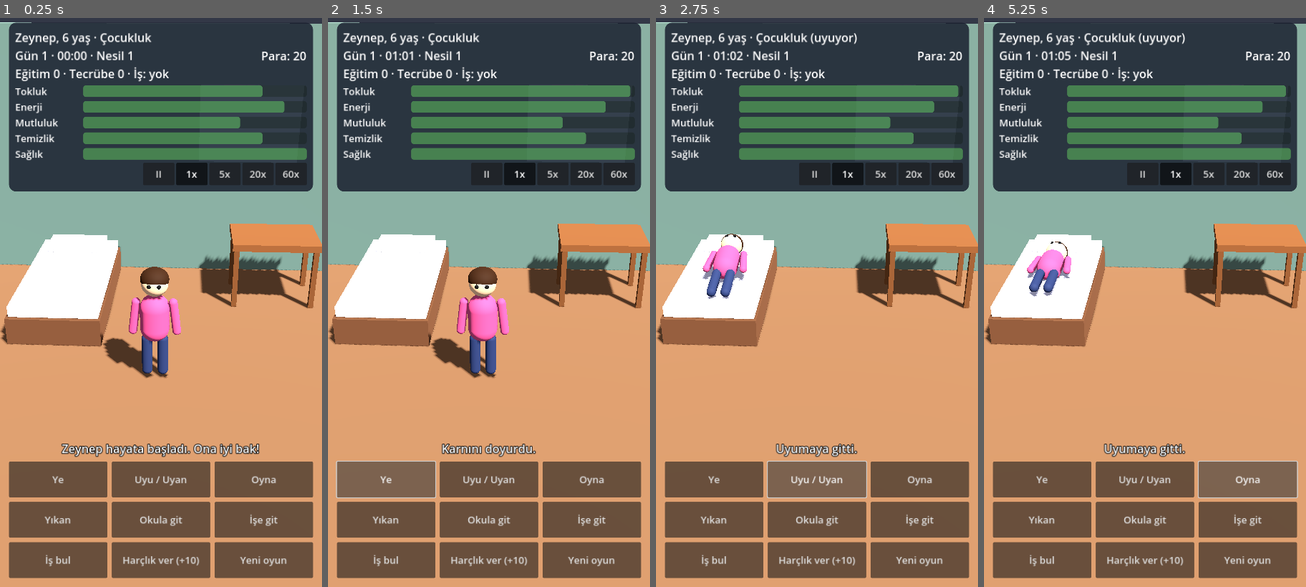
Above: before the commit, frames 1-4 (left to right).
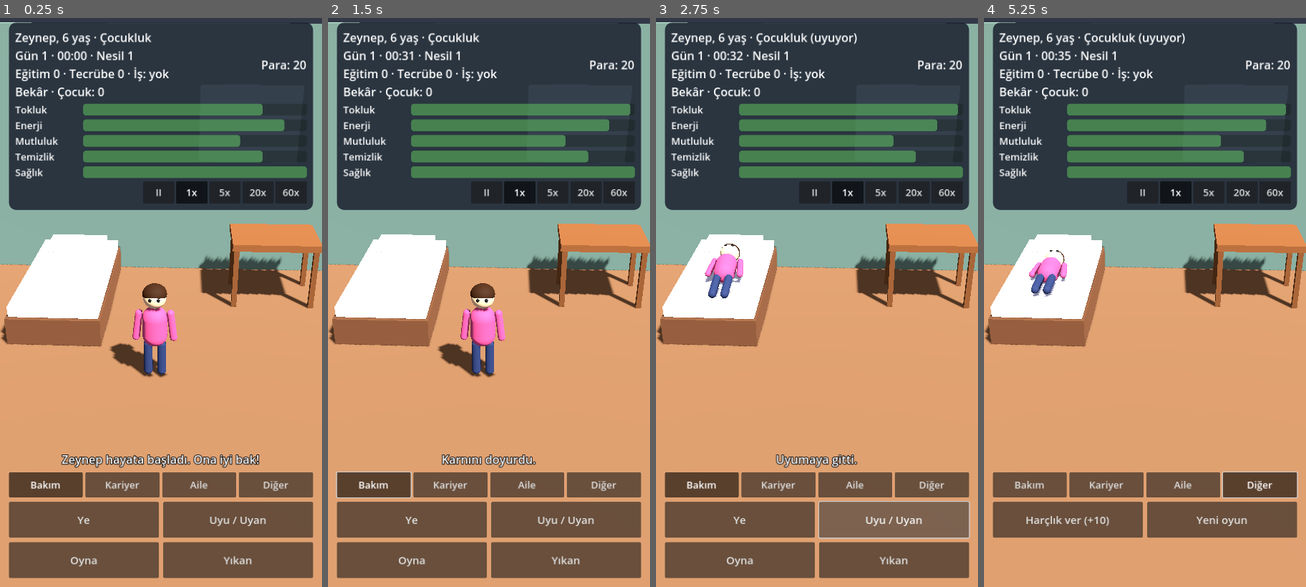
Above: after the commit, the same moments.

Repository: ismetcabbar9-oss/Dilenci
Game: Godot game, scene res://scenes/main.tscn
The game is run twice, just before and just after one commit, with the same random seed, the same clock (stepped at 60 frames per second) and the same inputs.
Inputs (mouse positions are in pixels of both pictures, inside the frame that each line leads up to):
- Up to frame 1 (0.25 s): no input
- Up to frame 2 (1.5 s): click "Ye" at 0.5 s; click (373, 484) at 1.25 s, where only the run after the commit has a clickable "Bakım"
- Up to frame 3 (2.75 s): click "Uyu / Uyan" at 2 s
- Up to frame 4 (5.25 s): click (1106, 484) at 2.75 s, where only the run after the commit has a clickable "Kariyer"; click (1183, 484) at 3.5 s, where only the run after the commit has a clickable "Aile"; click (1041, 518) at 4.25 s, where only the run before the commit has a clickable "Yıkan"; click (1260, 484) at 5 s, where only the run after the commit has a clickable "Diğer"

The runs differ from the first frame. In frame 1, 17% of the frame differs, in the area x 2-98%, y 5-99%; in frame 2, 17%; in frame 3, 15%; in frame 4, 21%.

Commit message:
Aile sistemi: tanışma, buluşma, evlilik, çocuklar, aile giderleri, miras; sekmeli eylem menüsü; simülasyon 30 dakikalık adımlara bölündü
Co-Authored-By: Claude Opus 5.5 <noreply@anthropic.com>
Claude-Session: https://claude.ai/code/session_01Njhua5HdieXmhM4secDQqv

Diff:
--- a/scripts/character.gd
+++ b/scripts/character.gd
@@ -2,6 +2,12 @@
 ## Geçici 3D karakter: basit şekillerden oluşan bir insan figürü.
 ## Yaşa göre boyu büyür, yaşlanınca saçı ağarır, uyurken yatar.
 ## İleride Sketchfab'den gelecek gerçek bir modelle değiştirilecek.
+
+## true: oyuncunun karakteri (GameState'i izler). false: aile üyesi (setup ile ayarlanır).
+var follow_player := true
+var age_years := 30.0
+var gender := "male"
+var shirt_color := Color(0.3, 0.6, 0.9)
 
 var _body_root: Node3D
 var _head: MeshInstance3D
@@ -42,7 +48,8 @@
 	for x in [-0.07, 0.07]:
 		_part(_sphere(0.03), eye_mat, Vector3(x, 1.57, 0.18))
 
-	GameState.changed.connect(_refresh)
+	if follow_player:
+		GameState.changed.connect(_refresh)
 	_refresh()
 	scale = Vector3.ONE * _target_scale
 
@@ -53,30 +60,45 @@
 	var s := lerpf(scale.x, _target_scale, clampf(delta * 2.0, 0.0, 1.0))
 	scale = Vector3.ONE * s
 
-	if GameState.sleeping:
+	if follow_player and GameState.sleeping:
 		_body_root.rotation.x = lerpf(_body_root.rotation.x, -PI / 2.0, delta * 3.0)
 		_body_root.position.y = lerpf(_body_root.position.y, 0.25, delta * 3.0)
 		_body_root.scale.y = 1.0 + sin(_time * 1.5) * 0.02  # nefes
 	else:
 		_body_root.rotation.x = lerpf(_body_root.rotation.x, 0.0, delta * 5.0)
-		var mood: float = GameState.person.needs.fun / 100.0
+		var mood: float = GameState.person.needs.fun / 100.0 if follow_player else 0.6
 		# Mutluysa hafif zıplar, mutsuzsa yavaş sallanır
 		_body_root.position.y = absf(sin(_time * (1.5 + mood * 3.0))) * 0.04 * (0.3 + mood)
 		_body_root.scale.y = 1.0
 		_head.rotation.y = sin(_time * 0.7) * 0.25
 
 
+## Aile üyesi figürü için.
+func setup(p_age_years: float, p_gender: String, p_shirt: Color) -> void:
+	follow_player = false
+	age_years = p_age_years
+	gender = p_gender
+	shirt_color = p_shirt
+	if is_inside_tree():
+		_refresh()
+
+
 func _refresh() -> void:
-	var age := GameState.get_age_years()
+	if follow_player:
+		age_years = GameState.get_age_years()
+		gender = GameState.person.get("gender", "male")
+	var age := age_years
 	# 6 yaşta ~0.6, 18 yaşta 1.0 boy
-	_target_scale = clampf(0.45 + age * 0.03, 0.6, 1.0)
+	_target_scale = clampf(0.3 + age * 0.04, 0.35, 1.0)
 	if age > 60.0:
 		_target_scale -= minf((age - 60.0) * 0.003, 0.06)  # yaşlılıkta hafif kısalma
 	# Saç rengi: yaşlandıkça grileşir
 	var grey := clampf((age - 45.0) / 30.0, 0.0, 1.0)
 	_hair_mat.albedo_color = Color(0.25, 0.15, 0.08).lerp(Color(0.85, 0.85, 0.85), grey)
-	var female: bool = GameState.person.get("gender", "male") == "female"
-	_shirt_mat.albedo_color = Color(0.85, 0.35, 0.55) if female else Color(0.95, 0.6, 0.2)
+	if follow_player:
+		_shirt_mat.albedo_color = Color(0.85, 0.35, 0.55) if gender == "female" else Color(0.95, 0.6, 0.2)
+	else:
+		_shirt_mat.albedo_color = shirt_color
 
 
 func _part(mesh: Mesh, mat: Material, pos: Vector3) -> MeshInstance3D:
--- a/scripts/game_state.gd
+++ b/scripts/game_state.gd
@@ -58,6 +58,15 @@
 ]
 const DAILY_RENT := 15        # 18 yaşından sonra her gün ev/fatura gideri
 const DAILY_ALLOWANCE := 5    # 18 yaşından önce ailenin verdiği günlük harçlık
+# --- Aile ---
+const OUTING_COST := 10       # Dışarı çıkıp sosyalleşmek
+const DATE_COST := 15         # Partnerle buluşma
+const WEDDING_COST := 100
+const BABY_COST := 50
+const CHILD_DAILY_COST := 5   # 18 yaşına kadar her çocuk için günlük gider
+const PARTNER_DAILY_INCOME := 10  # Evliyken eşin eve kattığı katkı
+const MAX_CHILDREN := 4
+const MIN_RELATION_TO_MARRY := 70.0
 const MALE_NAMES := ["Ali", "Mehmet", "Can", "Emre", "Murat", "Kerem", "Burak", "Yusuf"]
 const FEMALE_NAMES := ["Ayşe", "Zeynep", "Elif", "Selin", "Deniz", "Ece", "Merve", "Defne"]
 
@@ -125,7 +134,9 @@
 		"age_minutes": age_years * DAYS_PER_YEAR * 24.0 * 60.0,
 		"lifespan": randf_range(68.0, 88.0),
 		"needs": {"hunger": 80.0, "energy": 90.0, "fun": 70.0, "hygiene": 80.0, "health": 100.0},
+		"partner": {},    # {name, gender, age_minutes, relation, married}
 		"children": [],   # Miras için: [{name, gender, age_minutes}]
+		"last_baby_minutes": -1.0e9,
 	}
 
 
@@ -141,7 +152,17 @@
 # ---------------------------------------------------------------
 # Simülasyon
 # ---------------------------------------------------------------
+## Uzun süreleri 30 dakikalık parçalara bölerek işler (bir anda çöküş olmasın).
 func simulate(minutes: float, offline: bool) -> void:
+	var left := minutes
+	while left > 0.0 and not is_dead:
+		var step := minf(left, 30.0)
+		_simulate_step(step, offline)
+		left -= step
+	changed.emit()
+
+
+func _simulate_step(minutes: float, offline: bool) -> void:
 	var hours := minutes / 60.0
 	var needs: Dictionary = person.needs
 	var day_before := get_day()
@@ -149,6 +170,10 @@
 	for _d in get_day() - day_before:
 		_new_day()
 	person.age_minutes += minutes
+	if not person.partner.is_empty():
+		person.partner.age_minutes += minutes
+	for c in person.children:
+		c.age_minutes += minutes
 
 	for key in DECAY_PER_HOUR:
 		var rate: float = DECAY_PER_HOUR[key]
@@ -189,19 +214,25 @@
 			_die("hastalık")
 		elif get_age_years() >= person.lifespan:
 			_die("yaşlılık")
-	changed.emit()
 
 
 # ---------------------------------------------------------------
 # Eylemler
 # ---------------------------------------------------------------
 func _new_day() -> void:
+	_relation_decay()
 	if get_age_years() < 18.0:
 		money += DAILY_ALLOWANCE
 		return
-	if money >= DAILY_RENT:
-		money -= DAILY_RENT
-		message.emit("Günlük ev giderleri ödendi (-%d)." % DAILY_RENT)
+	var cost := DAILY_RENT
+	for c in person.children:
+		if c.age_minutes < years_to_minutes(18.0):
+			cost += CHILD_DAILY_COST
+	if is_married():
+		money += PARTNER_DAILY_INCOME
+	if money >= cost:
+		money -= cost
+		message.emit("Günlük ev ve aile giderleri ödendi (-%d)." % cost)
 	else:
 		money = 0
 		_add_need("fun", -20.0)
@@ -300,6 +331,122 @@
 	_add_need("hygiene", -2.0 * hours)
 	_pass_time(hours * 60.0)
 	message.emit("%s olarak çalıştı (+%d)." % [job.name, int(job.pay)])
+
+
+# ---------------------------------------------------------------
+# Aile
+# ---------------------------------------------------------------
+func has_partner() -> bool:
+	return not person.partner.is_empty()
+
+
+func is_married() -> bool:
+	return has_partner() and bool(person.partner.get("married", false))
+
+
+## Dışarı çık: eğlenir, bekârsa biriyle tanışabilir (18+).
+func action_socialize() -> void:
+	if not can_act():
+		return
+	if get_age_years() < 16.0:
+		_add_need("fun", 15.0)
+		_pass_time(90.0)
+		message.emit("Arkadaşlarıyla parkta oynadı.")
+		return
+	if money < OUTING_COST:
+		message.emit("Dışarı çıkmak için %d para gerekli." % OUTING_COST)
+		return
+	money -= OUTING_COST
+	_add_need("fun", 20.0)
+	_add_need("energy", -10.0)
+	_pass_time(3.0 * 60.0)
+	if not has_partner() and get_age_years() >= 18.0 and randf() < 0.45:
+		var g := "male" if person.gender == "female" else "female"
+		var age_diff := randf_range(-4.0, 4.0)
+		person.partner = {
+			"name": random_name(g),
+			"gender": g,
+			"age_minutes": maxf(years_to_minutes(18.0), person.age_minutes + years_to_minutes(age_diff)),
+			"relation": 20.0,
+			"married": false,
+		}
+		message.emit("%s ile tanıştı! Aralarında bir şeyler var." % person.partner.name)
+	else:
+		message.emit("Arkadaşlarıyla güzel vakit geçirdi (-%d)." % OUTING_COST)
+
+
+func action_date() -> void:
+	if not can_act():
+		return
+	if not has_partner():
+		message.emit("Henüz kimsesi yok. Dışarı çıkıp sosyalleşmeli.")
+		return
+	if money < DATE_COST:
+		message.emit("Buluşma için %d para gerekli." % DATE_COST)
+		return
+	money -= DATE_COST
+	person.partner.relation = minf(100.0, person.partner.relation + 15.0)
+	_add_need("fun", 15.0)
+	_pass_time(2.0 * 60.0)
+	message.emit("%s ile güzel vakit geçirdi. İlişki: %d" % [person.partner.name, int(person.partner.relation)])
+
+
+func action_marry() -> void:
+	if not can_act():
+		return
+	if not has_partner():
+		message.emit("Evlenmek için önce birini bulmalı.")
+	elif is_married():
+		message.emit("Zaten evli.")
+	elif get_age_years() < 20.0:
+		message.emit("Evlenmek için en az 20 yaşında olmalı.")
+	elif person.partner.relation < MIN_RELATION_TO_MARRY:
+		message.emit("İlişki henüz yeterince güçlü değil (%d/%d)." % [int(person.partner.relation), int(MIN_RELATION_TO_MARRY)])
+	elif money < WEDDING_COST:
+		message.emit("Düğün için %d para gerekli." % WEDDING_COST)
+	else:
+		money -= WEDDING_COST
+		person.partner.married = true
+		_add_need("fun", 40.0)
+		message.emit("%s ile evlendi! Mutluluklar!" % person.partner.name)
+	changed.emit()
+
+
+func action_have_baby() -> void:
+	if not can_act():
+		return
+	var mother_age := get_age_years() if person.gender == "female" else minutes_to_years(person.partner.get("age_minutes", 0.0))
+	if not is_married():
+		message.emit("Çocuk için önce evlenmeli.")
+	elif person.children.size() >= MAX_CHILDREN:
+		message.emit("Aile yeterince kalabalık.")
+	elif mother_age > 45.0:
+		message.emit("Artık çocuk sahibi olmak için geç.")
+	elif person.age_minutes - person.last_baby_minutes < years_to_minutes(1.0):
+		message.emit("Yeni bir bebek için biraz beklemeli.")
+	elif money < BABY_COST:
+		message.emit("Bebek masrafları için %d para gerekli." % BABY_COST)
+	else:
+		money -= BABY_COST
+		person.last_baby_minutes = person.age_minutes
+		var g := "female" if randf() < 0.5 else "male"
+		var child := {"name": random_name(g), "gender": g, "age_minutes": 0.0}
+		person.children.append(child)
+		_add_need("fun", 30.0)
+		message.emit("Bir bebekleri oldu: %s! (%s)" % [child.name, "kız" if g == "female" else "erkek"])
+	changed.emit()
+
+
+func _relation_decay() -> void:
+	if not has_partner():
+		return
+	var p: Dictionary = person.partner
+	p.relation = maxf(0.0, p.relation - (1.0 if p.married else 3.0))
+	if p.relation <= 0.0 and not p.married:
+		message.emit("%s ile ilişki bitti." % p.name)
+		person.partner = {}
+	elif p.relation < 20.0:
+		message.emit("%s ile araları soğuyor, birlikte vakit geçirmeli." % p.name)
 
 
 func get_job() -> Dictionary:
@@ -376,7 +523,8 @@
 		return
 	var heir: Dictionary = heirs[index]
 	var share := int(money / float(heirs.size()))
-	var next := make_person(heir.name, heir.gender, heir.age_minutes / (DAYS_PER_YEAR * 24.0 * 60.0))
+	# Çok küçükse akrabalar büyütür; oyun en az 6 yaştan devam eder.
+	var next := make_person(heir.name, heir.gender, maxf(6.0, minutes_to_years(heir.age_minutes)))
 	person = next
 	money = share
 	generation += 1
@@ -388,7 +536,15 @@
 # Yardımcılar
 # ---------------------------------------------------------------
 func get_age_years() -> float:
-	return person.age_minutes / (DAYS_PER_YEAR * 24.0 * 60.0)
+	return minutes_to_years(person.age_minutes)
+
+
+func years_to_minutes(years: float) -> float:
+	return years * DAYS_PER_YEAR * 24.0 * 60.0
+
+
+func minutes_to_years(minutes: float) -> float:
+	return minutes / (DAYS_PER_YEAR * 24.0 * 60.0)
 
 
 func get_stage() -> Dictionary:
@@ -453,6 +609,10 @@
 			person[k] = 0.0
 	if not person.has("job"):
 		person.job = ""
+	if not person.has("partner"):
+		person.partner = {}
+	if not person.has("last_baby_minutes"):
+		person.last_baby_minutes = -1.0e9
 	money = int(data.get("money", 0))
 	gems = int(data.get("gems", 0))
 	game_minutes = float(data.get("game_minutes", 0.0))
--- a/scripts/main.gd
+++ b/scripts/main.gd
@@ -18,15 +18,25 @@
 var speed_buttons: Array[Button] = []
 var death_panel: PanelContainer
 var _msg_timer := 0.0
+var actions_grid: GridContainer
+var tab_buttons: Array[Button] = []
+var current_tab := 0
+var family_root: Node3D
+var _family_signature := ""
+
+# Eylem sekmeleri: [sekme adı, [[buton, callable], ...]]
+var tabs: Array = []
 
 
 func _ready() -> void:
 	_build_world()
 	_build_ui()
 	GameState.changed.connect(_refresh_ui)
+	GameState.changed.connect(_refresh_family)
 	GameState.message.connect(_show_message)
 	GameState.died.connect(_on_died)
 	_refresh_ui()
+	_refresh_family()
 	if GameState.is_dead:
 		_on_died("")
 
@@ -87,6 +97,35 @@
 	character = CharacterScript.new()
 	character.position = HOME_POS
 	add_child(character)
+	family_root = Node3D.new()
+	add_child(family_root)
+
+
+## Eş ve çocukları odada göster (sadece aile değişince yeniden kurulur).
+func _refresh_family() -> void:
+	var p: Dictionary = GameState.person
+	var members: Array = []
+	if not p.get("partner", {}).is_empty():
+		members.append(p.partner)
+	for c in p.get("children", []):
+		members.append(c)
+	var sig := ""
+	for m in members:
+		sig += "%s:%d;" % [m.name, int(GameState.minutes_to_years(m.age_minutes))]
+	if sig == _family_signature:
+		return
+	_family_signature = sig
+	for c in family_root.get_children():
+		c.queue_free()
+	var colors := [Color(0.3, 0.6, 0.9), Color(0.4, 0.8, 0.4), Color(0.9, 0.8, 0.3), Color(0.7, 0.4, 0.9), Color(0.3, 0.8, 0.8)]
+	var slots := [Vector3(1.0, 0, 0.4), Vector3(-0.6, 0, 1.4), Vector3(0.6, 0, 1.6), Vector3(-1.4, 0, 1.0), Vector3(1.6, 0, 1.2)]
+	for i in mini(members.size(), slots.size()):
+		var m: Dictionary = members[i]
+		var fig = CharacterScript.new()
+		fig.setup(GameState.minutes_to_years(m.age_minutes), m.gender, colors[i])
+		fig.position = slots[i]
+		fig.rotation.y = -0.4 if slots[i].x > 0 else 0.4
+		family_root.add_child(fig)
 
 
 func _box(size: Vector3, pos: Vector3, color: Color) -> void:
@@ -178,32 +217,67 @@
 	msg_label.add_theme_constant_override("outline_size", 6)
 	col.add_child(msg_label)
 
-	# --- Alt panel: eylemler ---
-	var actions := GridContainer.new()
-	actions.columns = 3
-	actions.add_theme_constant_override("h_separation", 10)
-	actions.add_theme_constant_override("v_separation", 10)
-	col.add_child(actions)
-	var defs := [
-		["Ye", GameState.action_eat],
-		["Uyu / Uyan", GameState.action_sleep],
-		["Oyna", GameState.action_play],
-		["Yıkan", GameState.action_wash],
-		["Okula git", GameState.action_school],
-		["İşe git", GameState.action_work],
-		["İş bul", _open_jobs],
-		["Harçlık ver (+10)", GameState.give_money.bind(10)],
-		["Yeni oyun", _confirm_reset],
+	# --- Alt panel: sekmeli eylemler ---
+	tabs = [
+		["Bakım", [
+			["Ye", GameState.action_eat],
+			["Uyu / Uyan", GameState.action_sleep],
+			["Oyna", GameState.action_play],
+			["Yıkan", GameState.action_wash],
+		]],
+		["Kariyer", [
+			["Okula git", GameState.action_school],
+			["İşe git", GameState.action_work],
+			["İş bul", _open_jobs],
+		]],
+		["Aile", [
+			["Dışarı çık", GameState.action_socialize],
+			["Buluşma", GameState.action_date],
+			["Evlen", GameState.action_marry],
+			["Çocuk sahibi ol", GameState.action_have_baby],
+		]],
+		["Diğer", [
+			["Harçlık ver (+10)", GameState.give_money.bind(10)],
+			["Yeni oyun", _confirm_reset],
+		]],
 	]
-	for d in defs:
-		var b := _button(d[0], 22)
+	var tab_row := HBoxContainer.new()
+	tab_row.add_theme_constant_override("separation", 6)
+	col.add_child(tab_row)
+	for i in tabs.size():
+		var tb := _button(tabs[i][0], 22)
+		tb.toggle_mode = true
+		tb.custom_minimum_size.y = 56
+		tb.size_flags_horizontal = Control.SIZE_EXPAND_FILL
+		tb.pressed.connect(_select_tab.bind(i))
+		tab_row.add_child(tb)
+		tab_buttons.append(tb)
+	actions_grid = GridContainer.new()
+	actions_grid.columns = 2
+	actions_grid.add_theme_constant_override("h_separation", 10)
+	actions_grid.add_theme_constant_override("v_separation", 10)
+	actions_grid.custom_minimum_size.y = 170
+	col.add_child(actions_grid)
+	_select_tab(0)
+
+	_build_death_panel(layer)
+
+
+func _select_tab(index: int) -> void:
+	current_tab = index
+	for i in tab_buttons.size():
+		tab_buttons[i].set_pressed_no_signal(i == index)
+	for c in actions_grid.get_children():
+		c.queue_free()
+	action_buttons.clear()
+	for d in tabs[index][1]:
+		var b := _button(d[0], 24)
 		b.custom_minimum_size = Vector2(0, 80)
 		b.size_flags_horizontal = Control.SIZE_EXPAND_FILL
 		b.pressed.connect(d[1])
-		actions.add_child(b)
+		b.disabled = GameState.is_dead
+		actions_grid.add_child(b)
 		action_buttons.append(b)
-
-	_build_death_panel(layer)
 
 
 func _build_death_panel(layer: CanvasLayer) -> void:
@@ -310,10 +384,14 @@
 	var stage: Dictionary = GameState.get_stage()
 	var status := " (uyuyor)" if GameState.sleeping else ""
 	var job: Dictionary = GameState.get_job()
-	info_label.text = "%s, %d yaş · %s%s\nGün %d · %s · Nesil %d\nEğitim %d · Tecrübe %d · İş: %s" % [
+	var fam := "Bekâr"
+	if GameState.has_partner():
+		fam = "%s: %s (ilişki %d)" % ["Eş" if GameState.is_married() else "Sevgili", p.partner.name, int(p.partner.relation)]
+	fam += " · Çocuk: %d" % p.children.size()
+	info_label.text = "%s, %d yaş · %s%s\nGün %d · %s · Nesil %d\nEğitim %d · Tecrübe %d · İş: %s\n%s" % [
 		p.name, int(GameState.get_age_years()), stage.name, status,
 		GameState.get_day(), GameState.get_clock_text(), GameState.generation,
-		int(p.education), int(p.experience), job.get("name", "yok")]
+		int(p.education), int(p.experience), job.get("name", "yok"), fam]
 	money_label.text = "Para: %d" % GameState.money
 	for key in bars:
 		var v: float = p.needs[key]
--- a/tools/screenshot.gd
+++ b/tools/screenshot.gd
@@ -16,6 +16,22 @@
 		main._open_jobs()
 		for i in 20:
 			await process_frame
+	if args.has("family"):
+		var gs = root.get_node("GameState")
+		gs.person.age_minutes = gs.years_to_minutes(34.0)
+		gs.person.partner = {"name": "Kerem" if gs.person.gender == "female" else "Ayşe",
+			"gender": "male" if gs.person.gender == "female" else "female",
+			"age_minutes": gs.years_to_minutes(35.0), "relation": 85.0, "married": true}
+		gs.person.children = [
+			{"name": "Ece", "gender": "female", "age_minutes": gs.years_to_minutes(8.0)},
+			{"name": "Can", "gender": "male", "age_minutes": gs.years_to_minutes(4.0)},
+		]
+		gs.person.job = "worker"
+		gs.money = 240
+		gs.changed.emit()
+		main._select_tab(2)
+		for i in 60:
+			await process_frame
 	await RenderingServer.frame_post_draw
 	root.get_texture().get_image().save_png(out)
 	quit()
--- a/tools/test_life.gd
+++ b/tools/test_life.gd
@@ -23,12 +23,37 @@
 	# 20 yaş, günlük kira
 	gs.person.age_minutes = 20.0 * gs.DAYS_PER_YEAR * 1440.0
 	m = gs.money
+	_fill(gs)
 	gs.simulate(24.0 * 60.0, false)
 	if gs.money != m - gs.DAILY_RENT: fails += 1; print("FAIL kira düşmedi ", m, " ", gs.money)
+	# Aile: tanışma → buluşma → evlilik → çocuk
+	gs.money = 1000
+	_fill(gs)
+	if gs.is_dead: fails += 1; print("FAIL 24 saat aç kalınca öldü (çok sert)")
+	for i in 30:
+		if gs.has_partner(): break
+		_fill(gs)
+		gs.action_socialize()
+	if not gs.has_partner(): fails += 1; print("FAIL partner bulunamadı")
+	for i in 5:
+		_fill(gs)
+		gs.action_date()
+	gs.action_marry()
+	if not gs.is_married(): fails += 1; print("FAIL evlenilemedi")
+	gs.action_have_baby()
+	gs.action_have_baby()  # bekleme süresi nedeniyle olmamalı
+	if gs.person.children.size() != 1: fails += 1; print("FAIL çocuk sayısı ", gs.person.children.size())
+	for i in 10:
+		_fill(gs)
+		gs.simulate(gs.years_to_minutes(0.11), false)
+	_fill(gs)
+	gs.action_have_baby()
+	if gs.person.children.size() != 2: fails += 1; print("FAIL ikinci çocuk")
+	if gs.person.children.is_empty() or gs.person.children[0].age_minutes < gs.years_to_minutes(1.0): fails += 1; print("FAIL çocuk büyümedi")
 	# Ölüm + miras
 	gs.person.children = [{"name": "Ece", "gender": "female", "age_minutes": 20.0 * gs.DAYS_PER_YEAR * 1440.0}]
 	gs.money = 100
-	gs.person.needs.health = 0.0
+	gs.person.age_minutes = gs.years_to_minutes(gs.person.lifespan)
 	gs.simulate(1.0, false)
 	if not gs.is_dead: fails += 1; print("FAIL ölmedi")
 	gs.continue_with_heir(0)
@@ -37,3 +62,8 @@
 	gs.reset_game()
 	print("SONUÇ: ", "TÜM TESTLER GEÇTİ" if fails == 0 else "%d HATA" % fails)
 	quit(fails)
+
+
+func _fill(gs) -> void:
+	for k in gs.person.needs:
+		gs.person.needs[k] = 100.0
